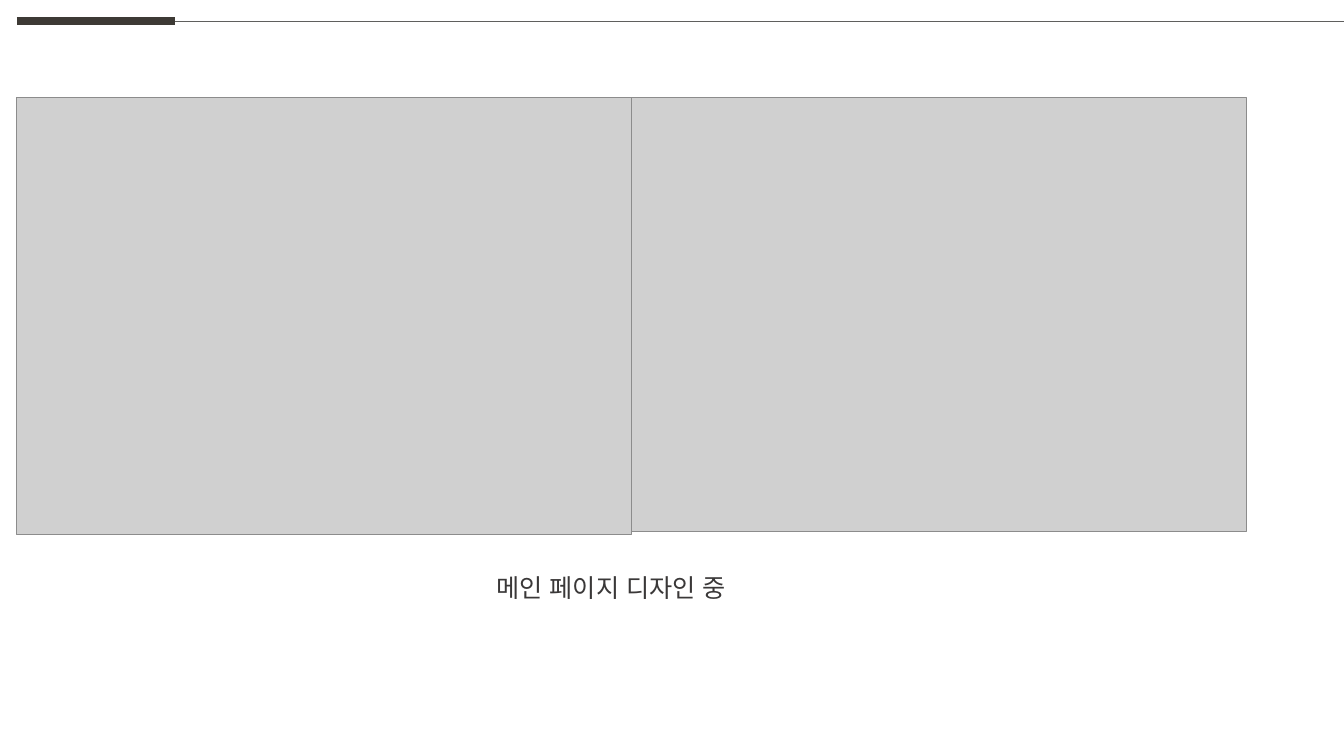
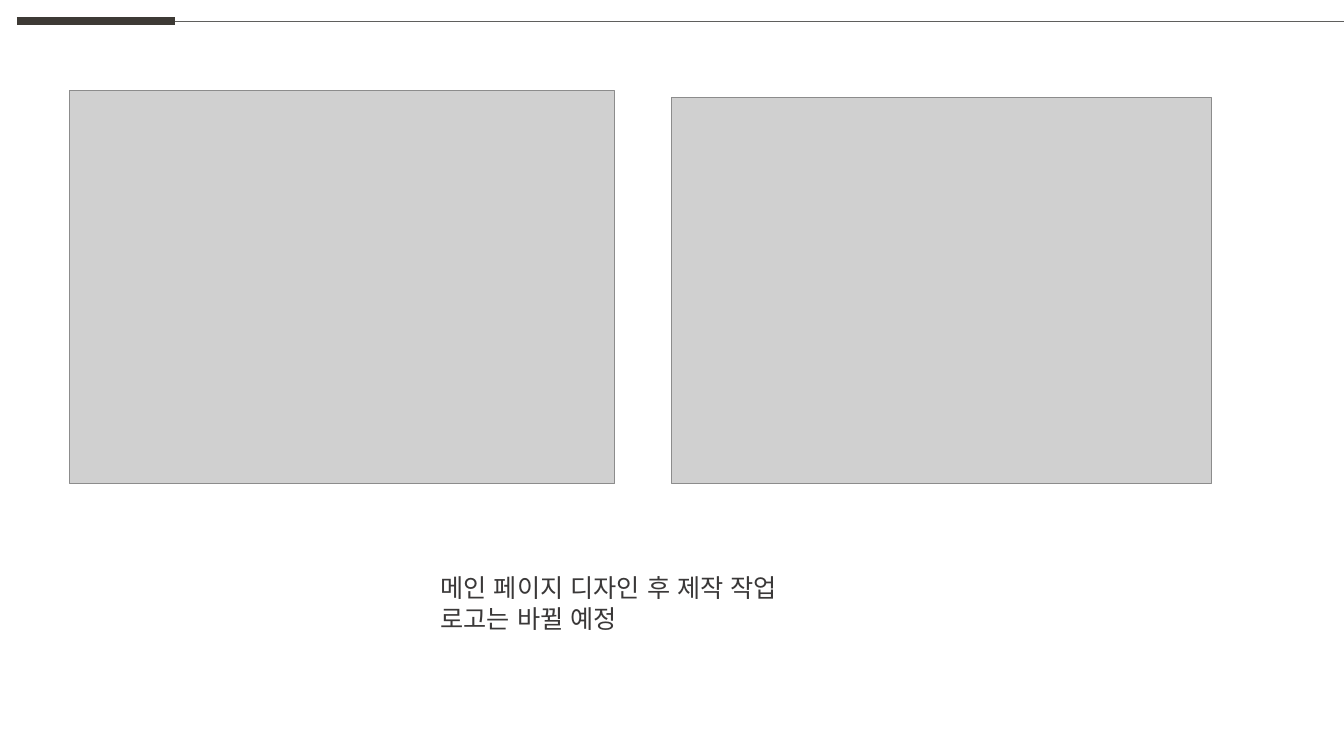
Before and after one commit to weaknessHero/Project_AvatarS, a slide deck: slide 3 of 발표자료/업데이트/LJJppt.pptx. Drawn at 1344x756 pixels with LibreOffice and Linux fonts; fonts in the diff are those of the drawing; grey boxes stand for pictures. Boxes give left, top, right and bottom in pixels: in the first picture for what was removed or moved away, otherwise in the second. Text is boxed around its words. In the diff, an @@ line names an element or a change of style, - is before the commit and + after.

```diff
--- a/발표자료/업데이트/LJJppt.pptx
+++ b/발표자료/업데이트/LJJppt.pptx
@@ picture resized from (x1=17, y1=98, x2=632, y2=535) to (x1=70, y1=91, x2=615, y2=484) @@
@@ picture resized from (x1=631, y1=98, x2=1246, y2=531) to (x1=673, y1=97, x2=1212, y2=484) @@
@@ text at (x1=440, y1=576, x2=777, y2=630): text changed @@
-메인 페이지 디자인 중
+메인 페이지 디자인 후 제작 작업
+로고는 바뀔 예정
```
